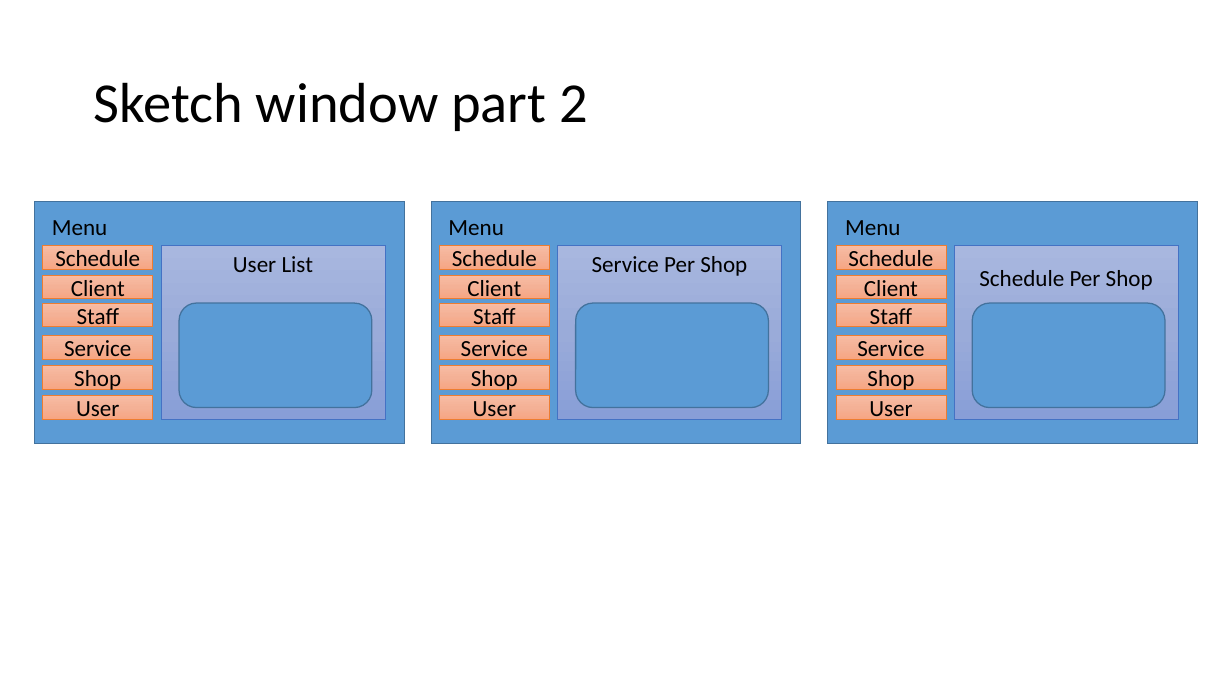
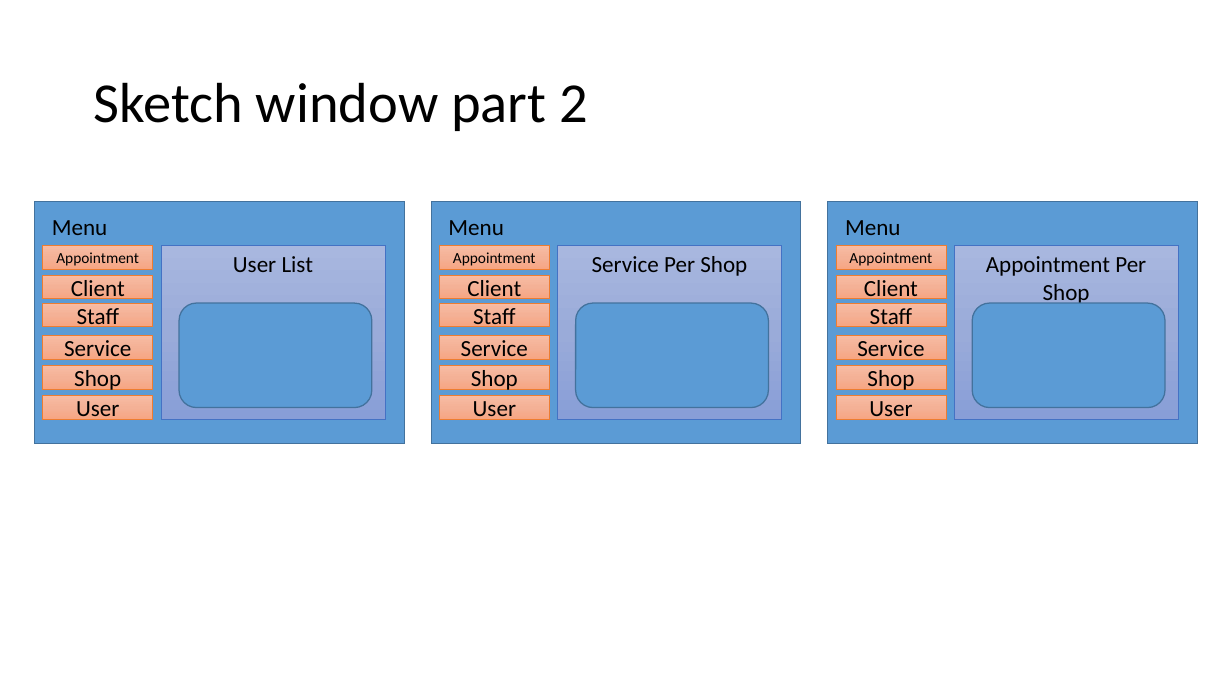
Before and after one commit to SnowFox108/HerbAppointment, a slide deck: slide 2 of SupportFiles/Documents/SketchFlow.pptx. Drawn at 1232x693 pixels with LibreOffice and Linux fonts; fonts in the diff are those of the drawing. Boxes give left, top, right and bottom in pixels: in the first picture for what was removed or moved away, otherwise in the second. Text is boxed around its words. In the diff, an @@ line names an element or a change of style, - is before the commit and + after.

Commit message:
sketch update

```diff
--- a/SupportFiles/Documents/SketchFlow.pptx
+++ b/SupportFiles/Documents/SketchFlow.pptx
@@ text in rectangle at [56,252,139,266]: text changed; size 18 to 12 pt @@
-Schedule
+Appointment
@@ text in rectangle at [453,252,536,266]: text changed; size 18 to 12 pt @@
-Schedule
+Appointment
@@ text in rectangle at [849,252,932,266]: text changed; size 18 to 12 pt @@
-Schedule
+Appointment
@@ text in rectangle at [986,256,1146,306]: text changed @@
-Schedule Per Shop
+Appointment Per Shop
```
Also in this commit, not shown: 6 other slides changed, 5 slides added.
